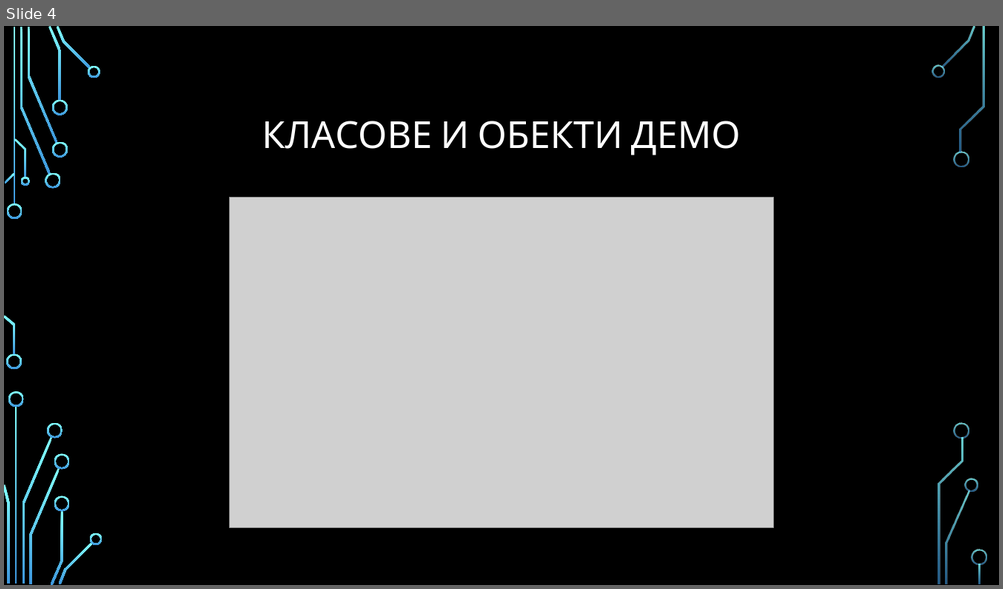
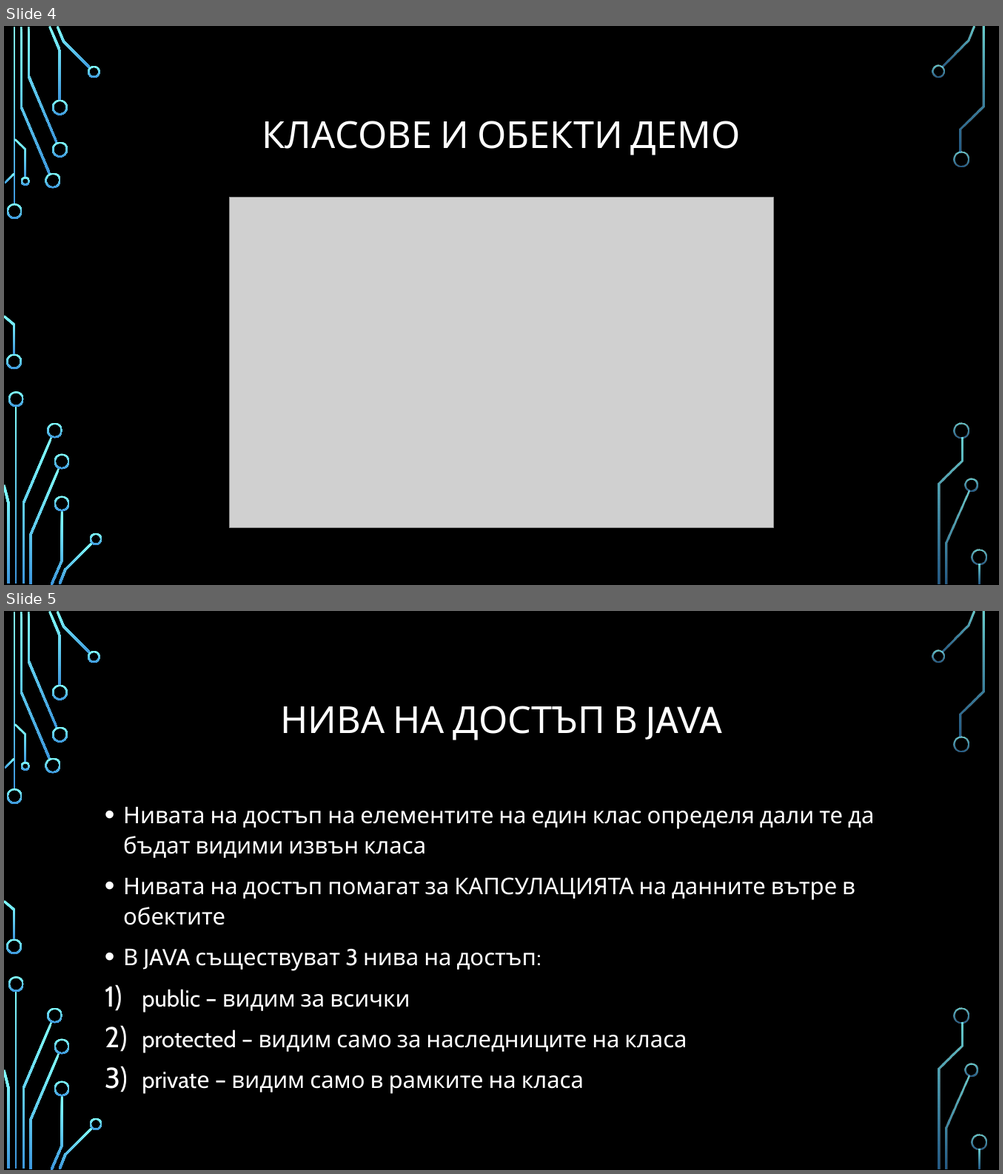
Before and after one commit to Bilyukov/java-course, a slide deck: 05.classes-and-object.pptx. Shown one above the other, each under a label of ours: slide 4 before the commit, slides 4 and 5 after it. The pictures are 1003x589 and 1003x1174 pixels, drawn with LibreOffice and Linux fonts; fonts in the diff are those of the drawing; grey boxes stand for pictures; background and template pictures are left out. Boxes give left, top, right and bottom in pixels: in the first picture for what was removed or moved away, otherwise in the second. Text is boxed around its words. In the diff, an @@ line names an element or a change of style, - is before the commit and + after.

```diff
--- a/05.classes-and-object.pptx
+++ b/05.classes-and-object.pptx
@@ slide 5 added at (4, 611, 999, 1170), background picture (left out); not listed: 36 template elements that a slide beside it also shows @@
@@ title added at (280, 706, 722, 741), 36 pt, text #FFFFFF @@
+НИВА НА ДОСТЪП В JAVA
@@ text added at (123, 806, 874, 1094), 22.2 pt, text #FFFFFF @@
+• Нивата на достъп на елементите на един клас определя дали те да бъдат видими извън класа
+• Нивата на достъп помагат за КАПСУЛАЦИЯТА на данните вътре в обектите
+• В JAVA съществуват 3 нива на достъп:
+1) public – видим за всички
+2) protected – видим само за наследниците на класа
+3) privatе – видим само в рамките на класа
```
Also in this commit, not shown: 4 other slides added, 1 slide removed, 12 other files.
